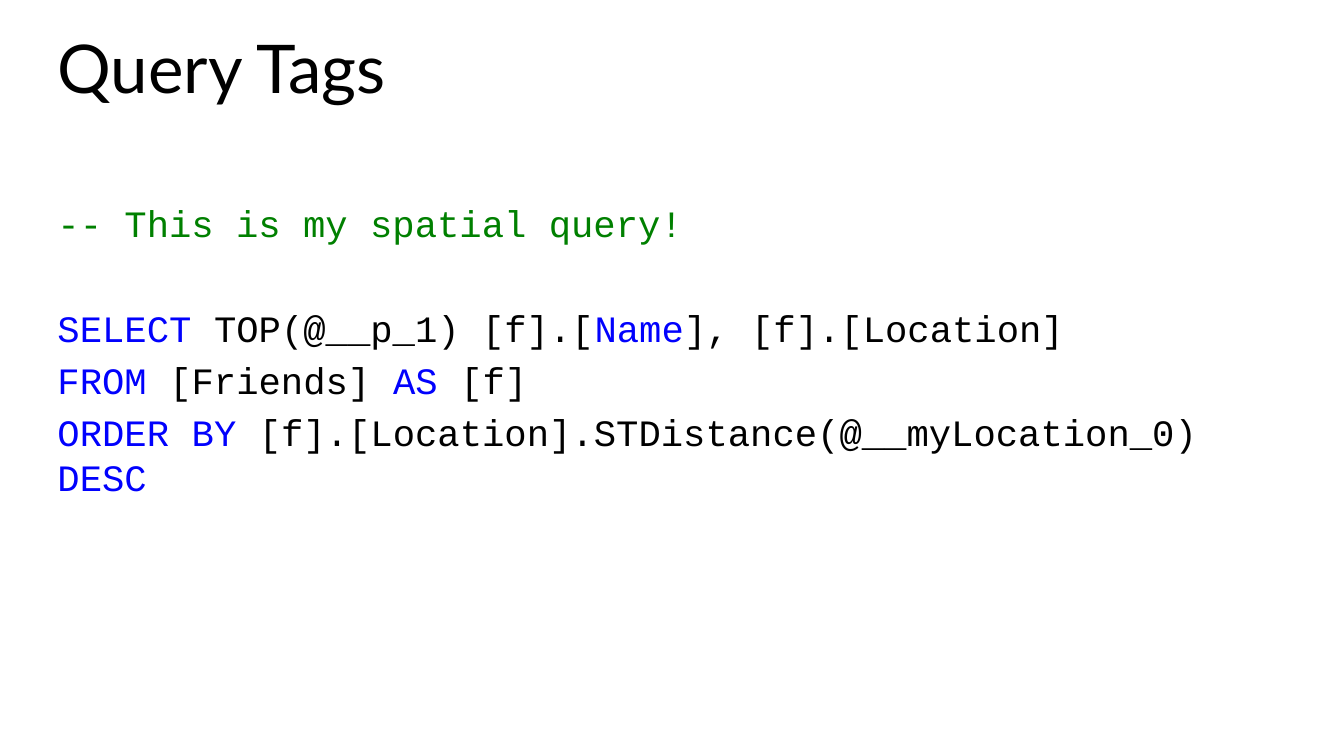
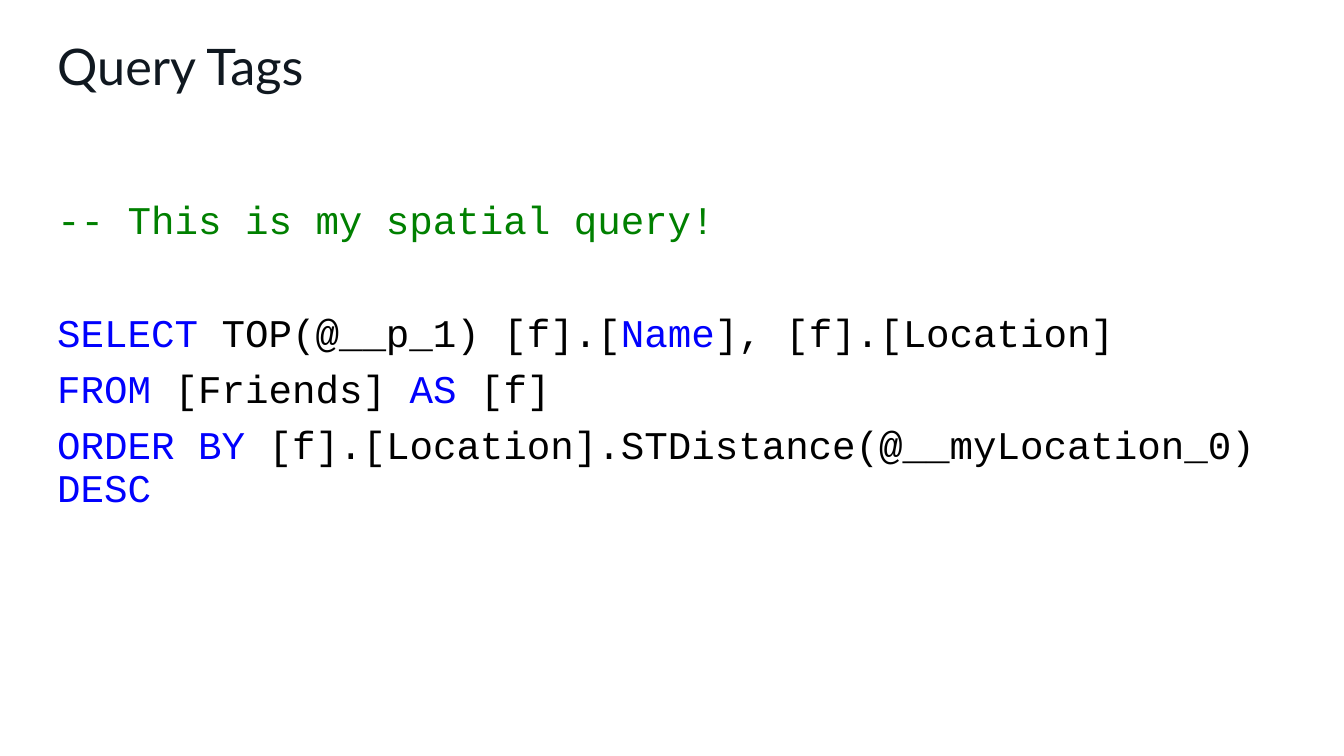
Before and after one commit to cwoodruff/EFCore3Demos, a slide deck: slide 30 of What’s new in Entity Framework Core 3.1.pptx. Drawn at 1344x756 pixels with LibreOffice and Linux fonts; fonts in the diff are those of the drawing; background and template pictures are left out. Boxes give left, top, right and bottom in pixels: in the first picture for what was removed or moved away, otherwise in the second. Text is boxed around its words. In the diff, an @@ line names an element or a change of style, - is before the commit and + after.

```diff
--- a/What’s new in Entity Framework Core 3.1.pptx
+++ b/What’s new in Entity Framework Core 3.1.pptx
@@ text "Query Tags" at [57, 48, 303, 94]: size 48 to 36 pt, text colour #000000 to #101820; line spacing 46.7pt to 0.9 @@
@@ text "-- This is my spatial ..." at [57, 206, 1255, 503]: size 26.7 to 28 pt; line spacing 1 to 0.9; more space between paragraphs @@
```
Also in this commit, not shown: 8 other slides changed, 1 slide added, 1 slide removed.
